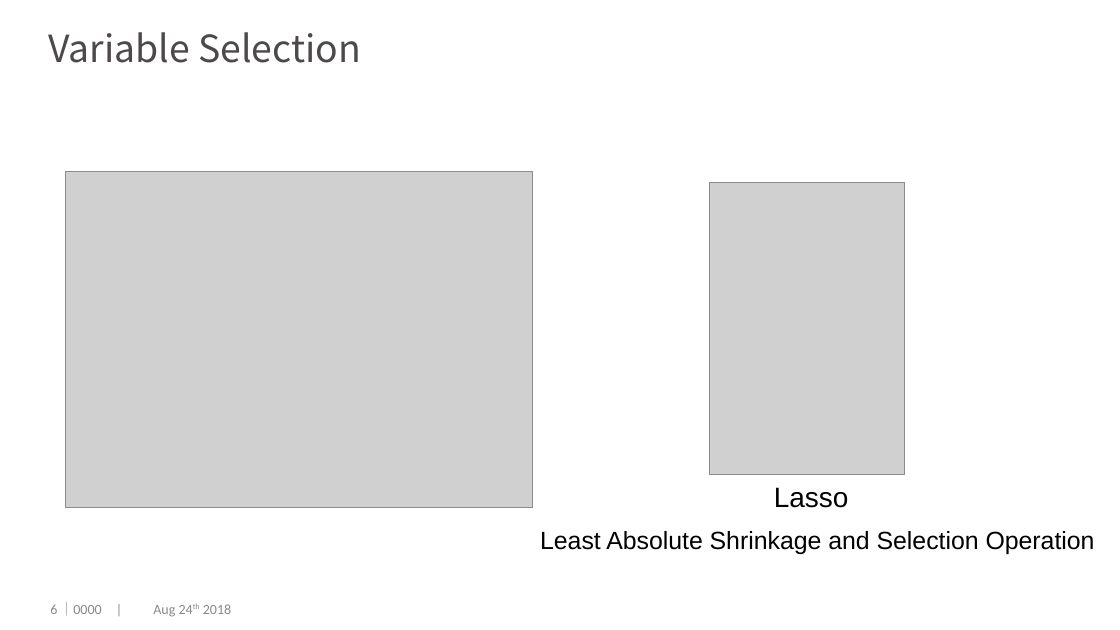
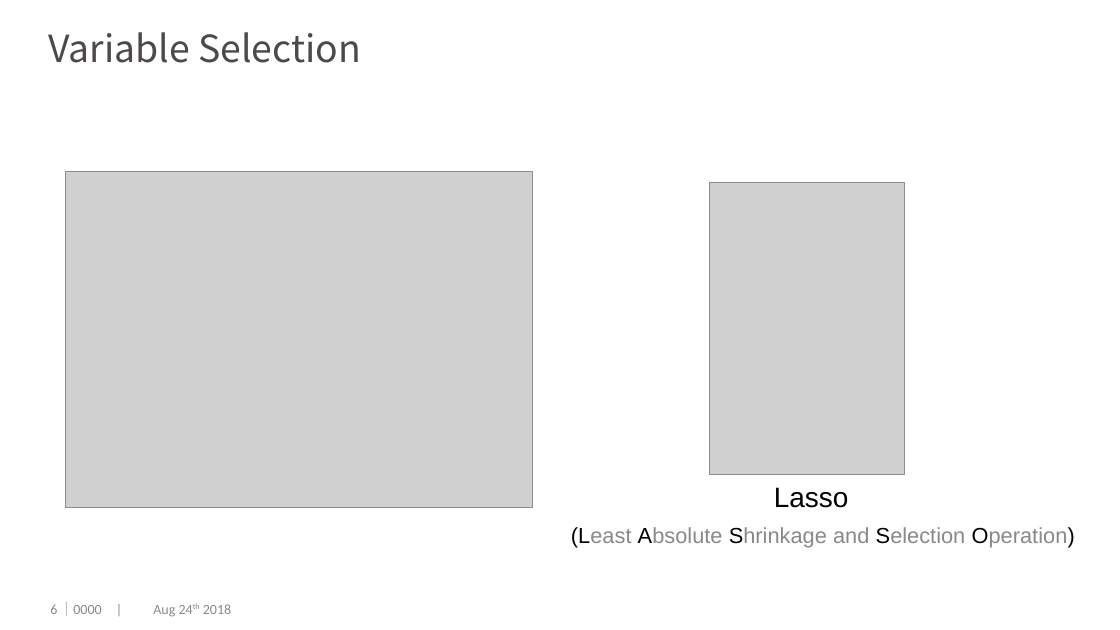
Before and after one commit to dengwx11/GroupLasso, a slide deck: slide 7 of manu & slides/Final.pptx. Drawn at 1120x630 pixels with LibreOffice and Linux fonts; fonts in the diff are those of the drawing; grey boxes stand for pictures; background and template pictures are left out. Boxes give left, top, right and bottom in pixels: in the first picture for what was removed or moved away, otherwise in the second. Text is boxed around its words. In the diff, an @@ line names an element or a change of style, - is before the commit and + after.

```diff
--- a/manu & slides/Final.pptx
+++ b/manu & slides/Final.pptx
@@ text at [571,527,1075,547]: text changed; size 16 to 14 pt; text colour #000000 to #898989 @@
-Least Absolute Shrinkage and Selection Operation
+(Least Absolute Shrinkage and Selection Operation)
```
Also in this commit, not shown: 11 other slides changed, 2 slides added, 12 slides removed, 11 other files.
